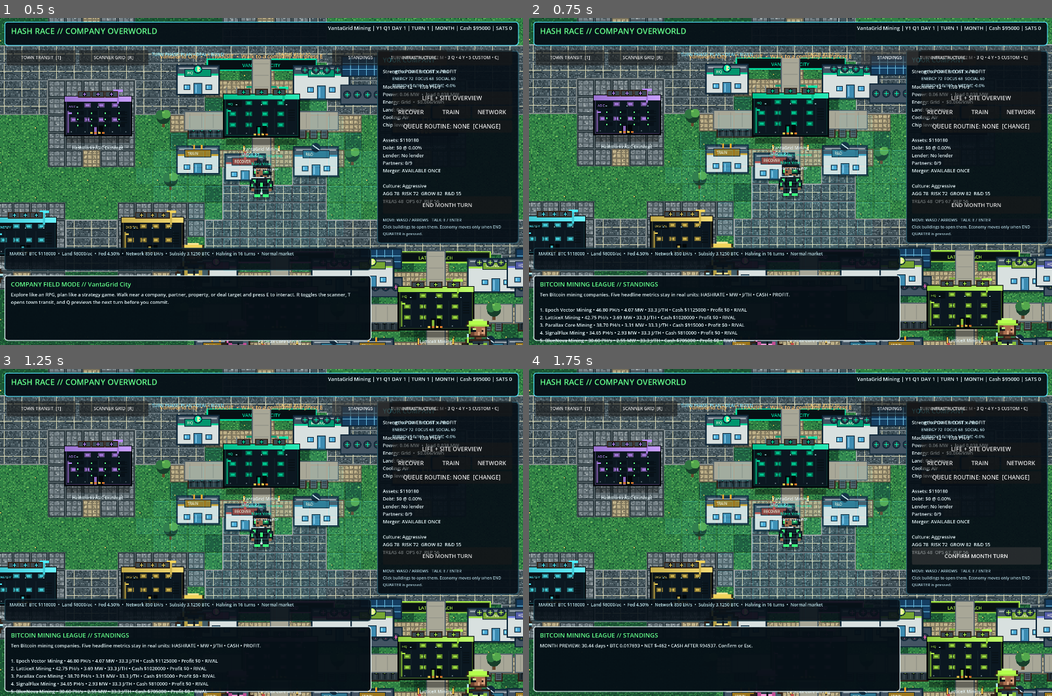
Above: before the commit, frames 1-4 (two rows, left to right).
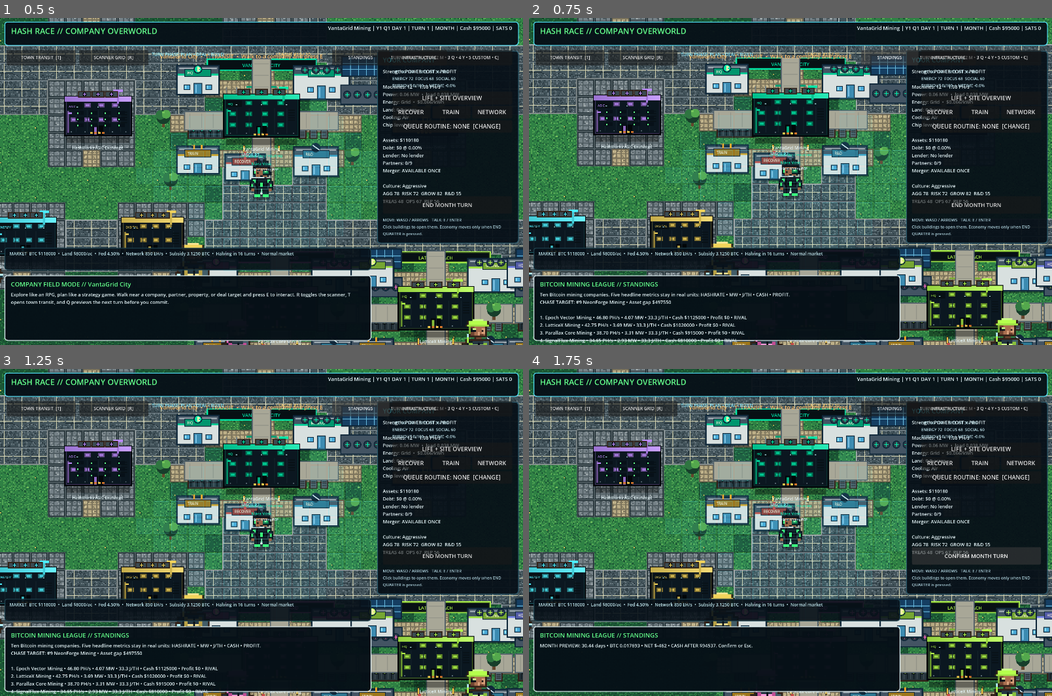
Above: after the commit, the same moments.

Repository: 1freetech/HashRace
Game: Godot game, scene res://scenes/pixel_landscape_probe.tscn
Two runs of this game, one before a commit and one after it. Both use one fixed random seed, a clock stepped at 60 frames per second and the inputs below. This scene is started directly instead of the project's main scene.
Inputs:
- Up to frame 1 (0.5 s): no input
- Up to frame 2 (0.75 s): click "STANDINGS" at 0.5 s
- Up to frame 3 (1.25 s): no input
- Up to frame 4 (1.75 s): click "END MONTH TURN" at 1.25 s

Frame 1 is identical in both runs. In frame 2, 1.5% of the frame differs, in the area x 2-42%, y 86-100%; in frame 3, 1.5%; in frame 4, nothing differs.

Commit message:
Improve the Bitcoin mining league standings with an actionable chase target instead of showing rank alone. The standings screen now identifies the mining company directly ahead of the player and shows the asset-value gap required to pass it, while a first-place player gets a clear dynasty-leader message. This keeps all ten competitors as Bitcoin miners and turns the standings into a more useful season-progression screen without adding another unfinished subsystem.

Diff:
--- a/Godot/scripts/world_league_standings.gd
+++ b/Godot/scripts/world_league_standings.gd
@@ -141,6 +141,19 @@
         if bool(rows[i]["player"]): return i + 1
     return rows.size()
 
+func _league_chase_summary(rows: Array) -> String:
+    var player_idx := -1
+    for i in range(rows.size()):
+        if bool(rows[i]["player"]):
+            player_idx = i
+            break
+    if player_idx <= 0:
+        return "DYNASTY TARGET: You lead the Bitcoin mining league. Defend #1."
+    var target: Dictionary = rows[player_idx - 1]
+    var current: Dictionary = rows[player_idx]
+    var gap := maxf(0.0, float(target["assets"]) - float(current["assets"]))
+    return "CHASE TARGET: #%d %s • Asset gap $%d" % [player_idx, String(target["name"]), int(ceil(gap))]
+
 func _open_league_standings() -> void:
     var rows: Array = _league_rows()
     var lines: Array[String] = []
@@ -150,7 +163,7 @@
         var m: Dictionary = row["metrics"]
         lines.append("%d. %s • %.2f PH/s • %.2f MW • %.1f J/TH • Cash $%d • Profit $%d • %s" % [i + 1,String(row["name"]),float(m["hashrate_ph"]),float(m["mw"]),float(m["efficiency_jth"]),int(m["cash"]),int(m["profit"]),marker])
     dialog_title.text = "BITCOIN MINING LEAGUE // STANDINGS"
-    dialog_text.text = "Ten Bitcoin mining companies. Five headline metrics stay in real units: HASHRATE • MW • J/TH • CASH • PROFIT.\n\n" + "\n".join(lines)
+    dialog_text.text = "Ten Bitcoin mining companies. Five headline metrics stay in real units: HASHRATE • MW • J/TH • CASH • PROFIT.\n%s\n\n%s" % [_league_chase_summary(rows), "\n".join(lines)]
     _set_actions([])
 
 func _refresh_league_ui() -> void:
